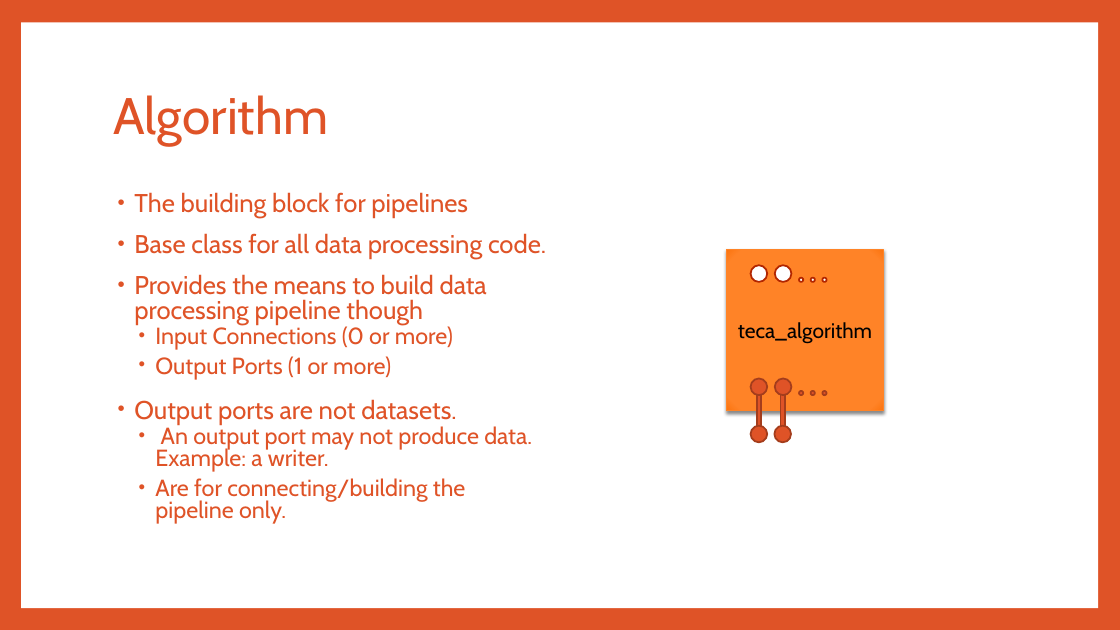
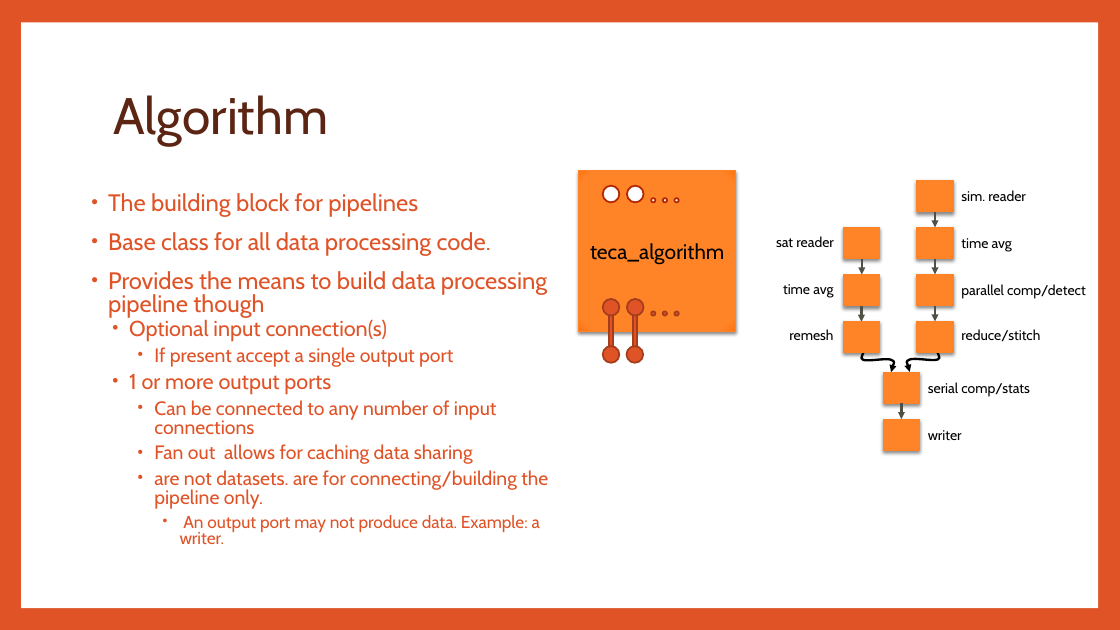
Before and after one commit to LBL-EESA/TECA, a slide deck: slide 3 of doc/TECA Architecture.pptx. Drawn at 1120x630 pixels with LibreOffice and Linux fonts; fonts in the diff are those of the drawing. Boxes give left, top, right and bottom in pixels: in the first picture for what was removed or moved away, otherwise in the second. Text is boxed around its words. In the diff, an @@ line names an element or a change of style, - is before the commit and + after.

```diff
--- a/doc/TECA Architecture.pptx
+++ b/doc/TECA Architecture.pptx
@@ title "Algorithm" at (113, 95, 328, 145): text colour #DF5327 to #5B2413 @@
@@ rectangle "teca_algorithm": place and size @@
-rectangle "teca_algorithm" at (727, 250, 884, 411)
+rectangle "teca_algorithm" at (579, 171, 736, 332)
@@ text "The building block for pipelines": place and size @@
-text "The building block for pipelines" at (134, 192, 546, 524)
+text "The building block for pipelines" at (108, 193, 548, 544)
@@ text at (108, 193, 547, 544): size 22 to 20.4 pt in "The building block for pipelines", "Base class for all data processing code.", "Provides the means to build data processing ..."; size 20 to 14.8 pt in "An output port may not produce data. ..."; list level 2 to 4 in "An output port may not ..." @@
@@ ellipse: place and size @@
-ellipse at (775, 266, 791, 282)
+ellipse at (603, 186, 620, 202)
@@ 3 ellipses, 1 rectangle: place and size @@
-3 ellipses, 1 rectangle at (751, 266, 803, 434)
+3 ellipses, 1 rectangle at (627, 186, 679, 355)
@@ ellipse: place and size @@
-ellipse at (751, 426, 768, 443)
+ellipse at (603, 299, 620, 316)
@@ ellipse: place and size @@
-ellipse at (775, 426, 791, 443)
+ellipse at (627, 299, 644, 316)
@@ text at (129, 317, 548, 509): text changed; size 20 to 16.6 pt @@
-  • Input Connections (0 or more)
-  • Output Ports (1 or more)
-• Output ports are not datasets.
+  • Optional input connection(s)
+    • If present accept a single output port
+  • 1 or more output ports
+    • Can be connected to any number of input connections
+    • Fan out allows for caching data sharing
+    • are not datasets. are for connecting/building the pipeline only.
@@ rectangle: place and size @@
-rectangle at (781, 385, 785, 434)
+rectangle at (609, 306, 613, 355)
@@ 4 ellipses: place and size @@
-4 ellipses at (811, 278, 827, 395)
+4 ellipses at (651, 198, 667, 316)
@@ group added at (776, 181, 1086, 450): 9 rectangles, 9 texts, 6 arrows, 2 freeform shapes @@
+sim. reader
+time avg
+parallel comp/detect
+reduce/stitch
+serial comp/stats
+writer
+sat reader
+time avg
+remesh
@@ ellipse: place and size @@
-ellipse at (775, 379, 791, 396)
+ellipse at (603, 346, 620, 363)
@@ ellipse: place and size @@
-ellipse at (751, 379, 768, 396)
+ellipse at (627, 346, 644, 363)
@@ text at (155, 478, 465, 524): paragraph removed @@
-  • Are for connecting/building the pipeline only.
```
Also in this commit, not shown: 6 other slides changed, 5 slides added.
